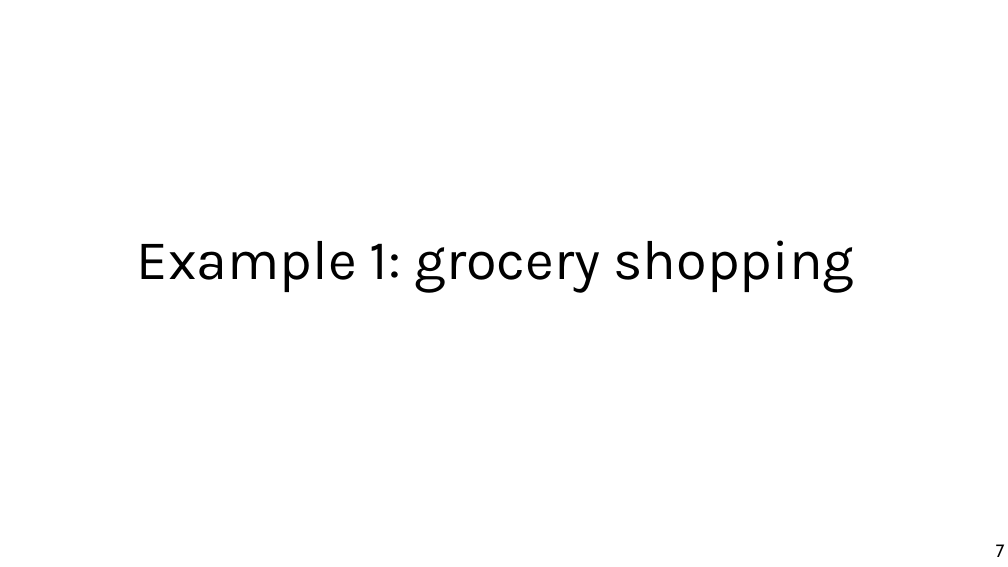
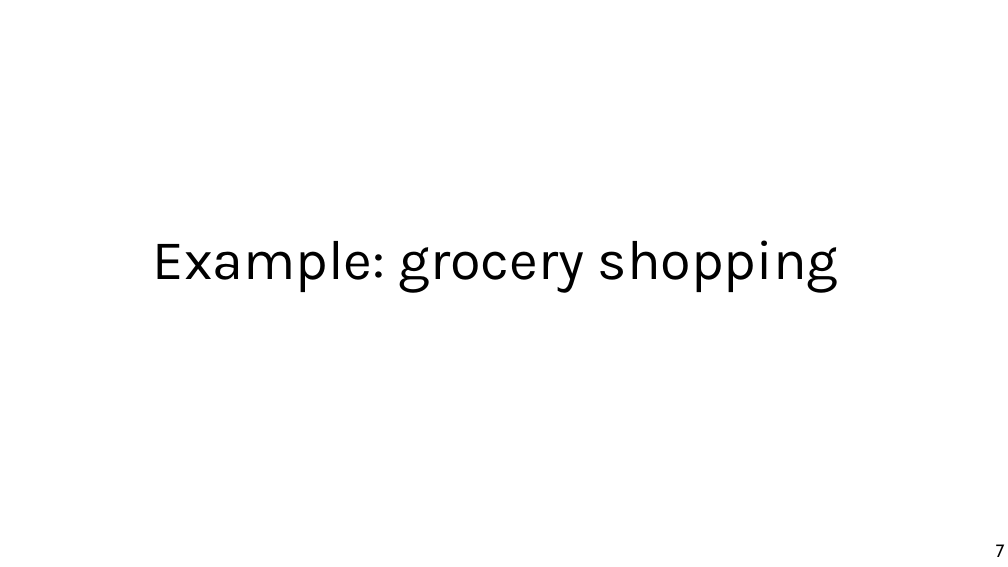
Before and after one commit to chatox/data-mining-course, a slide deck: slide 7 of theory/odp/tt18_latent_factors_recommenders.odp. Drawn at 1008x567 pixels with LibreOffice and Linux fonts; fonts in the diff are those of the drawing. Boxes give left, top, right and bottom in pixels: in the first picture for what was removed or moved away, otherwise in the second. Text is boxed around its words. In the diff, an @@ line names an element or a change of style, - is before the commit and + after.

```diff
--- a/theory/odp/tt18_latent_factors_recommenders.odp
+++ b/theory/odp/tt18_latent_factors_recommenders.odp
@@ title at bbox=[153, 240, 839, 293]: text changed @@
-Example 1: grocery shopping
+Example: grocery shopping
```
Also in this commit, not shown: 4 other slides changed, 1 slide added, 1 other file.
